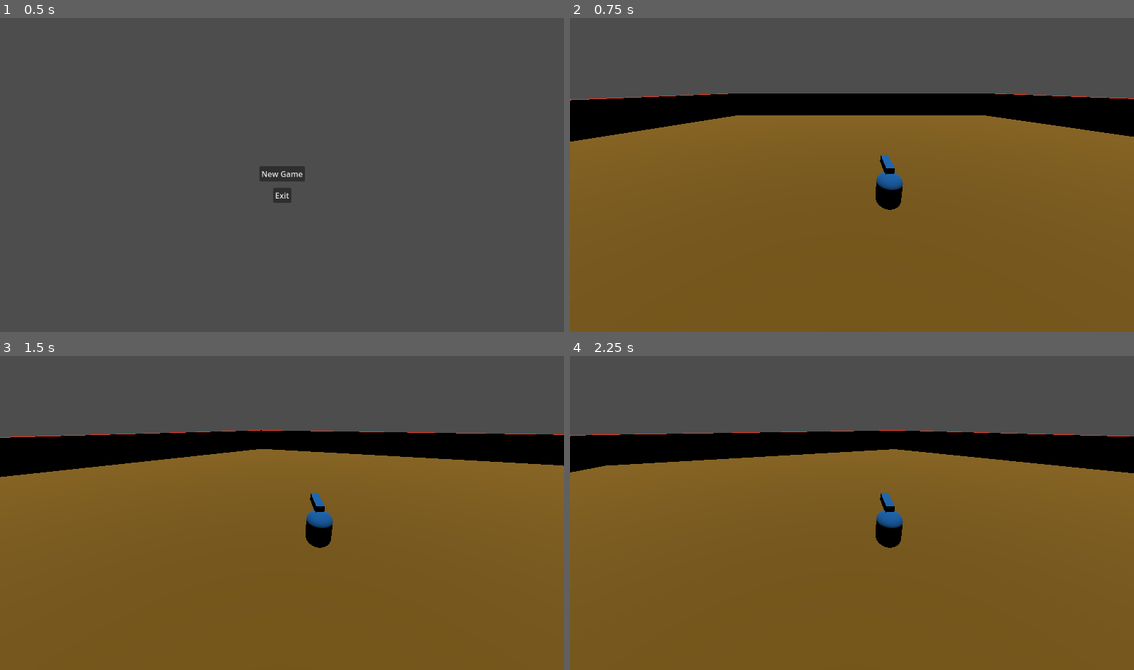
Above: before the commit, frames 1-4 (two rows, left to right).
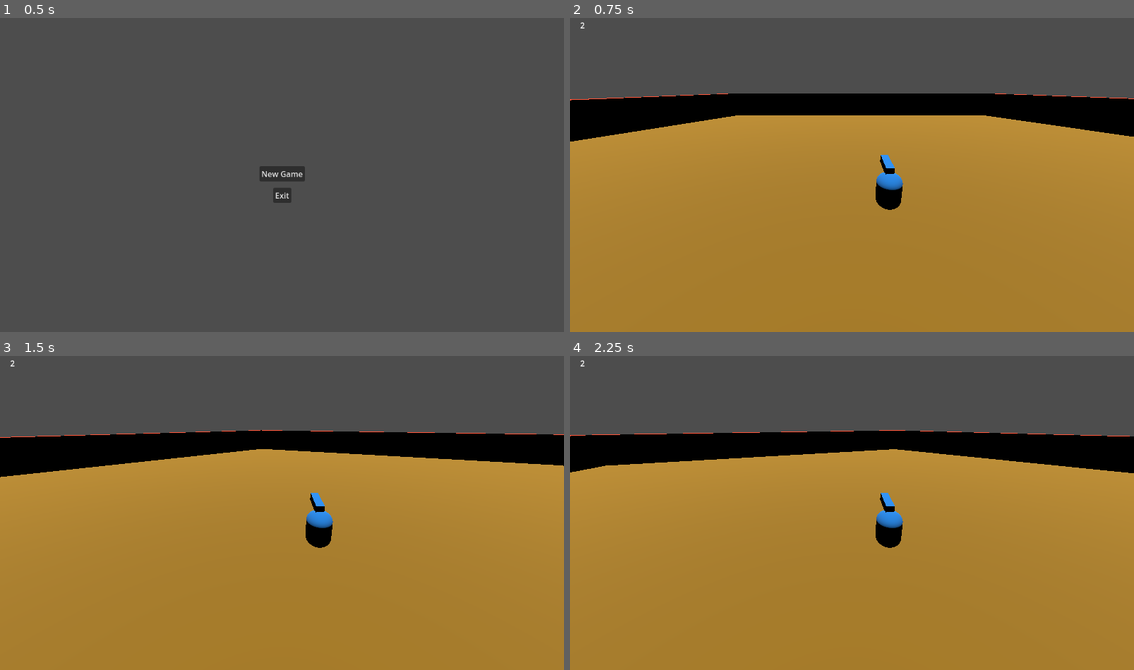
Above: after the commit, the same moments.

Repository: lemmerone/godot-matador
Game: Godot game, scene res://Levels/Menu/menu.tscn
Same seed, same stepped clock (60 frames per second), same inputs: the game is played once before the commit and once after it. Before the commit the project starts from res://HUD/Menu/menu.tscn.
Inputs:
- Up to frame 1 (0.5 s): no input
- Up to frame 2 (0.75 s): click "New Game" at 0.5 s
- Up to frame 3 (1.5 s): tap Enter at 1.25 s; hold Right (rotation_right) from 1.28 s (still down); tap Space (dodge) at 1.35 s
- Up to frame 4 (2.25 s): release Right (rotation_right) at 2.03 s; hold A (rotation_left) from 2.03 s (still down); tap R (remove_mob) at 2.1 s

Frame 1 is identical in both runs. In frame 2, 67% of the frame differs, in the area x 0-100%, y 1-100%; in frame 3, 67%; in frame 4, 67%.

Commit message:
feat: added health and HUD

Diff:
--- /dev/null
+++ b/HUD/hud.tscn
@@ -0,0 +1,17 @@
+[gd_scene format=3 uid="uid://b8tbuxydqoan0"]
+
+[node name="HUD" type="Control"]
+layout_mode = 3
+anchors_preset = 15
+anchor_right = 1.0
+anchor_bottom = 1.0
+grow_horizontal = 2
+grow_vertical = 2
+
+[node name="Label" type="Label" parent="."]
+layout_mode = 0
+offset_right = 52.0
+offset_bottom = 42.0
+text = "0"
+horizontal_alignment = 1
+vertical_alignment = 1
--- a/HUD/Game Over/game_over.tscn
+++ b/Levels/Game Over/game_over.tscn
@@ -1,6 +1,6 @@
-[gd_scene load_steps=2 format=3 uid="uid://bpy7xaglwexk0"]
+[gd_scene load_steps=2 format=3]
 
-[ext_resource type="Script" path="res://HUD/Game Over/game_over.gd" id="1_w1yi0"]
+[ext_resource type="Script" path="res://Levels/Game Over/game_over.gd" id="1_w1yi0"]
 
 [node name="GameOver" type="Control"]
 layout_mode = 3
--- a/HUD/Menu/menu.tscn
+++ b/Levels/Menu/menu.tscn
@@ -1,6 +1,6 @@
-[gd_scene load_steps=2 format=3 uid="uid://uhar6dt8waw2"]
+[gd_scene load_steps=2 format=3]
 
-[ext_resource type="Script" path="res://HUD/Menu/menu.gd" id="1_c3avf"]
+[ext_resource type="Script" path="res://Levels/Menu/menu.gd" id="1_c3avf"]
 
 [node name="Menu" type="Control"]
 layout_mode = 3
--- a/Player/player.gd
+++ b/Player/player.gd
@@ -2,13 +2,16 @@
 
 signal hit
 
-@onready var health = 3
+@onready var health = 2
 var num_sides : int
 var step_rotation : float
 var direction
 
 const SMOOTH_SPEED = 5.0
 const DODGE_SPEED = 3
+
+func _ready():
+	$HUD/Label.text = var_to_str(health)
 
 func get_num_sides():
 	return num_sides
@@ -48,4 +51,10 @@
 	queue_free()
 
 func _on_mob_detector_body_entered(body):
-	die()
+		damage()
+
+func damage():
+	health -= 1
+	$HUD/Label.text = var_to_str(health)
+	if health == 0:
+		die()
--- a/Player/player.tscn
+++ b/Player/player.tscn
@@ -1,6 +1,7 @@
-[gd_scene load_steps=7 format=3 uid="uid://b5ka4q4vq1vpx"]
+[gd_scene load_steps=8 format=3 uid="uid://b5ka4q4vq1vpx"]
 
 [ext_resource type="Script" path="res://Player/player.gd" id="1_ejmbr"]
+[ext_resource type="PackedScene" uid="uid://b8tbuxydqoan0" path="res://HUD/hud.tscn" id="2_w6vqx"]
 
 [sub_resource type="StandardMaterial3D" id="StandardMaterial3D_pkwxm"]
 albedo_color = Color(0, 0.360784, 0.639216, 1)
@@ -47,4 +48,6 @@
 transform = Transform3D(-1, -3.41911e-08, 8.04594e-08, 0, 0.920348, 0.391101, -8.74228e-08, 0.391101, -0.920348, 0.881365, 2.68098, -4.4071)
 current = true
 
+[node name="HUD" parent="." instance=ExtResource("2_w6vqx")]
+
 [connection signal="body_entered" from="MobDetector" to="." method="_on_mob_detector_body_entered"]
--- a/main.gd
+++ b/main.gd
@@ -21,4 +21,4 @@
 
 func _on_player_hit():
 	$MobTimer.stop()
-	get_tree().change_scene_to_file("res://HUD/Game Over/game_over.tscn")
+	get_tree().change_scene_to_file("res://Levels/Game Over/game_over.tscn")
--- a/main.tscn
+++ b/main.tscn
@@ -12,12 +12,10 @@
 [node name="World" parent="." instance=ExtResource("1_kutdq")]
 
 [node name="DirectionalLight3D" type="DirectionalLight3D" parent="."]
-transform = Transform3D(1, 0, 0, 0, -4.37114e-08, 1, 0, -1, -4.37114e-08, 0, 1, 0)
+transform = Transform3D(1, 0, 0, 0, -4.37114e-08, 1, 0, -1, -4.37114e-08, 0, 10.4713, 0)
+light_energy = 2.137
 
 [node name="Player" parent="." instance=ExtResource("3_1lx15")]
-
-[node name="Camera3D" type="Camera3D" parent="."]
-transform = Transform3D(-1, -8.74228e-08, -3.82137e-15, 0, -4.37114e-08, 1, -8.74228e-08, 1, 4.37114e-08, 0, 49.4504, 0)
 
 [node name="MobTimer" type="Timer" parent="."]
 wait_time = 3.0
--- a/project.godot
+++ b/project.godot
@@ -11,7 +11,7 @@
 [application]
 
 config/name="Matador"
-run/main_scene="res://HUD/Menu/menu.tscn"
+run/main_scene="res://Levels/Menu/menu.tscn"
 config/features=PackedStringArray("4.0", "GL Compatibility")
 config/icon="res://icon.svg"
 
Renamed: HUD/Game Over/game_over.gd -> Levels/Game Over/game_over.gd
Renamed: HUD/Menu/menu.gd -> Levels/Menu/menu.gd
